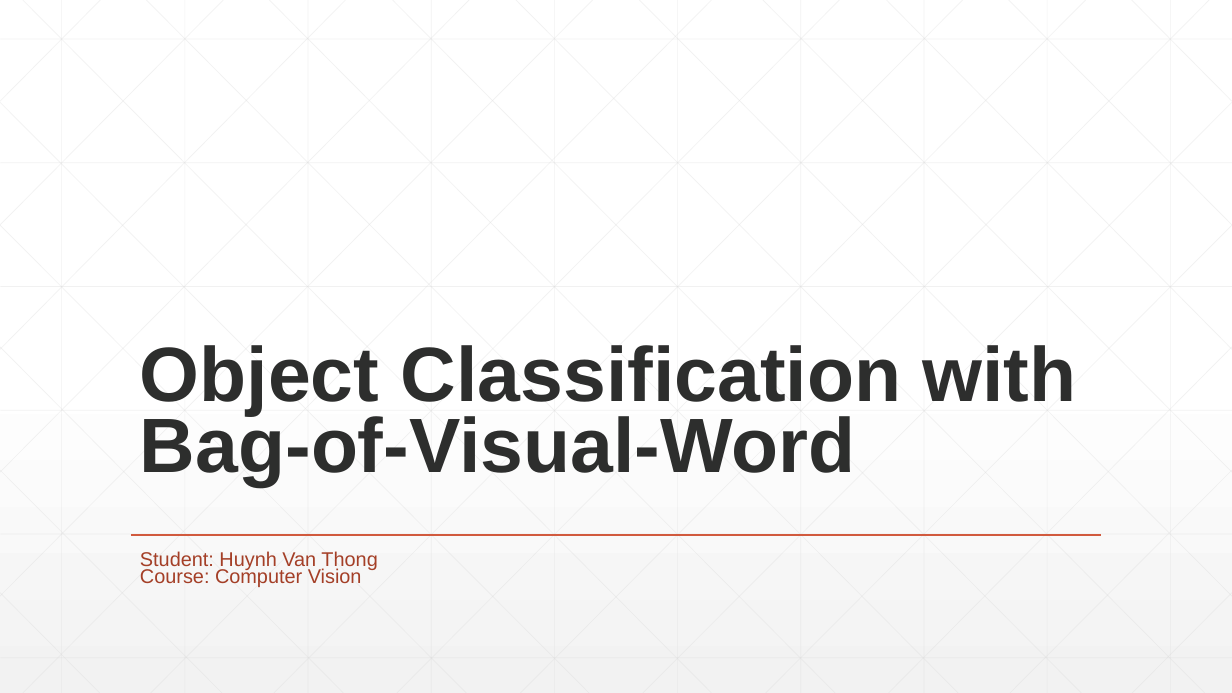
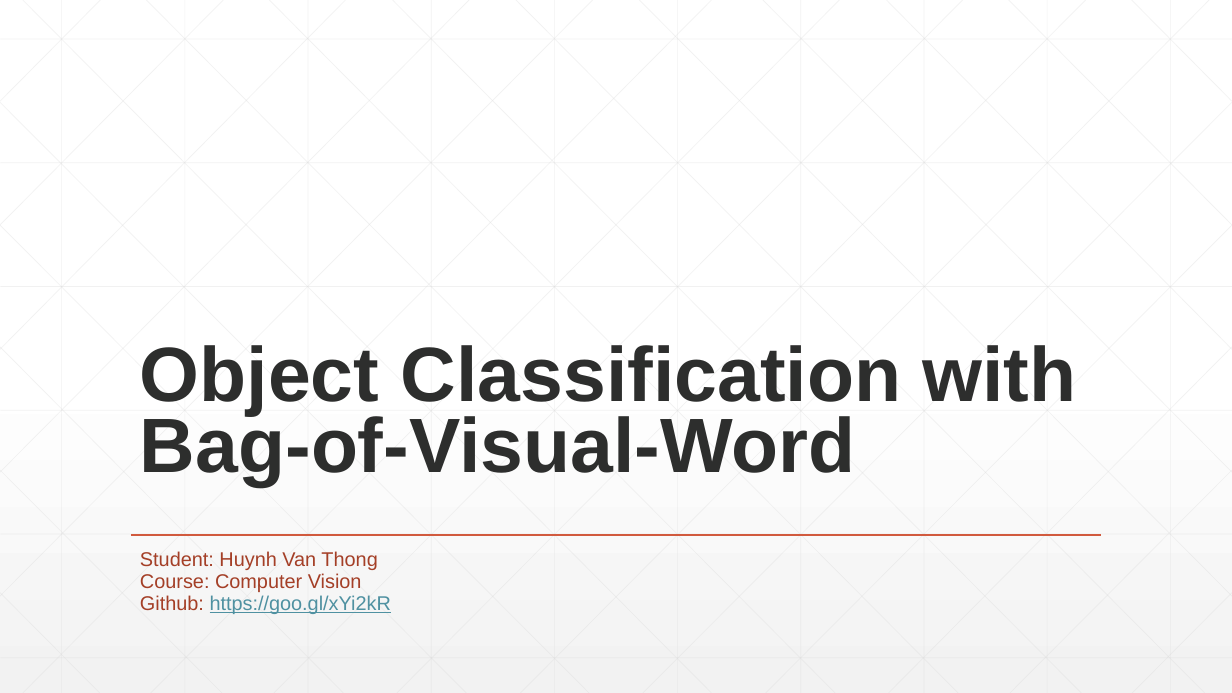
Before and after one commit to hvthong/MiniProjectCNU, a slide deck: slide 1 of ComputerVision_Semester1/FinalProject/Final_Project.pptx. Drawn at 1232x693 pixels with LibreOffice and Linux fonts; fonts in the diff are those of the drawing. Boxes give left, top, right and bottom in pixels: in the first picture for what was removed or moved away, otherwise in the second. Text is boxed around its words. In the diff, an @@ line names an element or a change of style, - is before the commit and + after.

Commit message:
Update github link

```diff
--- a/ComputerVision_Semester1/FinalProject/Final_Project.pptx
+++ b/ComputerVision_Semester1/FinalProject/Final_Project.pptx
@@ subtitle at <box>140,551,377,592</box>: more space between paragraphs @@
@@ subtitle at <box>140,595,391,614</box>: paragraph added @@
+Github: https://goo.gl/xYi2kR
```
